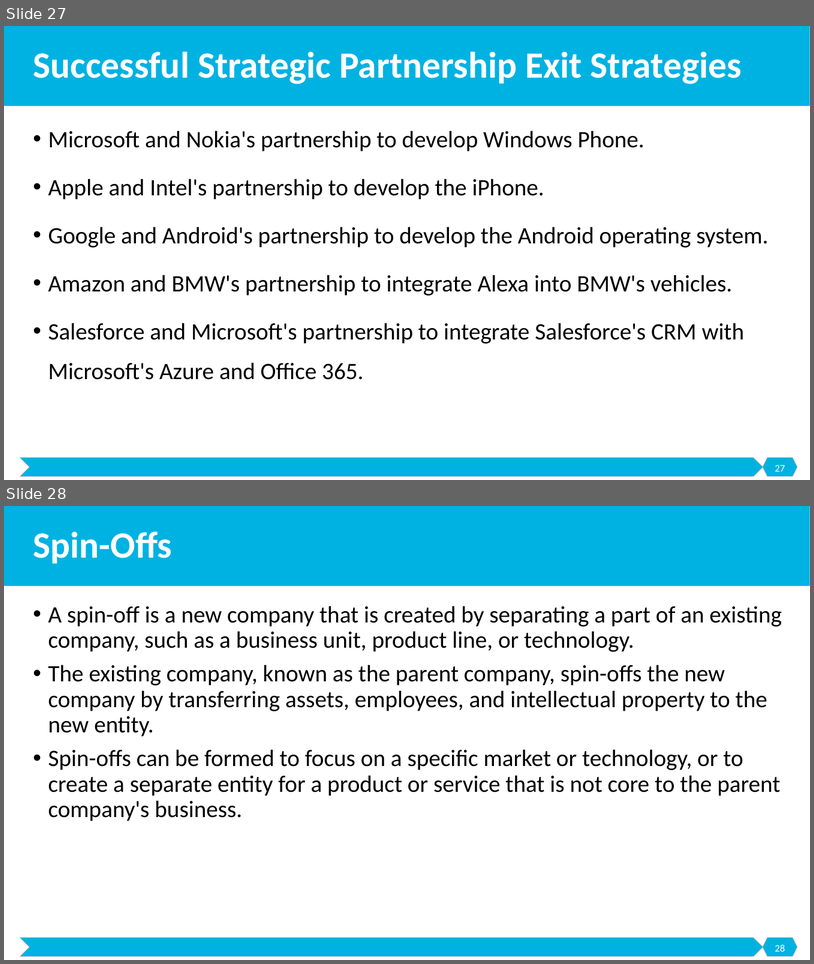
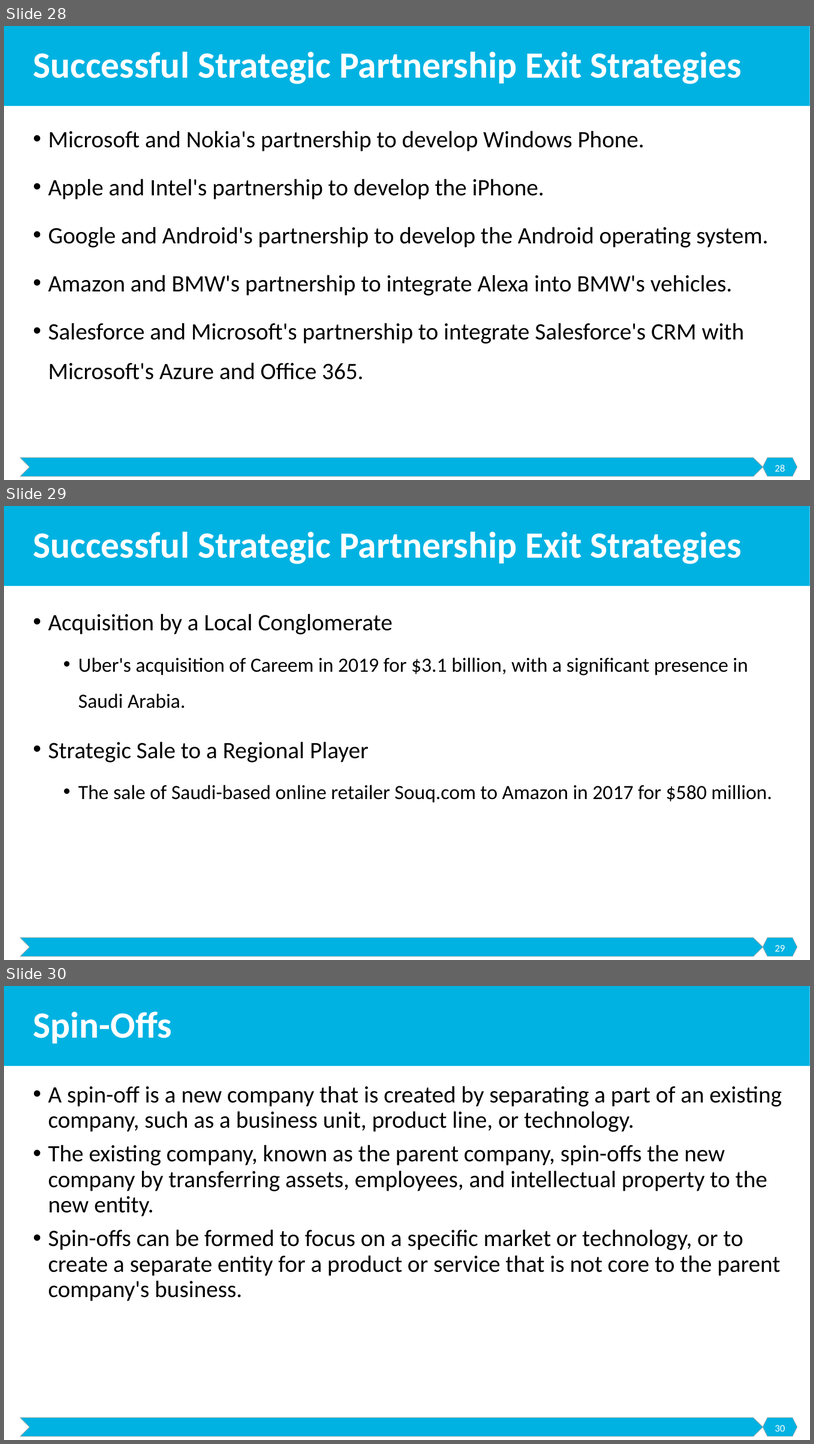
Before and after one commit to malenezi/malenezi, a slide deck: SE495/Lectures/8-Exit Strategies/Exit Strategies.pptx. Shown one above the other, each under a label of ours: slides 27 and 28 before the commit, slides 28, 29 and 30 after it. The pictures are 814x964 and 814x1444 pixels, drawn with LibreOffice and Linux fonts; fonts in the diff are those of the drawing. Boxes give left, top, right and bottom in pixels: in the first picture for what was removed or moved away, otherwise in the second. Text is boxed around its words. In the diff, an @@ line names an element or a change of style, - is before the commit and + after.

```diff
--- a/SE495/Lectures/8-Exit Strategies/Exit Strategies.pptx
+++ b/SE495/Lectures/8-Exit Strategies/Exit Strategies.pptx
@@ slide 29 added at (4, 506, 810, 960), background #FFFFFF; not listed: 3 template elements that a slide beside it also shows @@
@@ title added at (33, 531, 742, 564), 44 pt, text #FFFFFF, bold @@
+Successful Strategic Partnership Exit Strategies
@@ text added at (48, 613, 772, 802), 24 pt, text #000000 @@
+• Acquisition by a Local Conglomerate
+  • Uber's acquisition of Careem in 2019 for $3.1 billion, with a significant presence in Saudi Arabia.
+• Strategic Sale to a Regional Player
+  • The sale of Saudi-based online retailer Souq.com to Amazon in 2017 for $580 million.
@@ page number added at (775, 945, 785, 951), 12 pt, text #FFFFFF @@
+29
@@ what was slide 27 is now slide 28 @@
@@ page number at (775, 464, 785, 471): text changed @@
-27
+28
@@ what was slide 28 is now slide 30 @@
@@ page number at (775, 1425, 785, 1431): text changed @@
-28
+30
```
Also in this commit, not shown: 4 slides changed, 2 other slides added.
